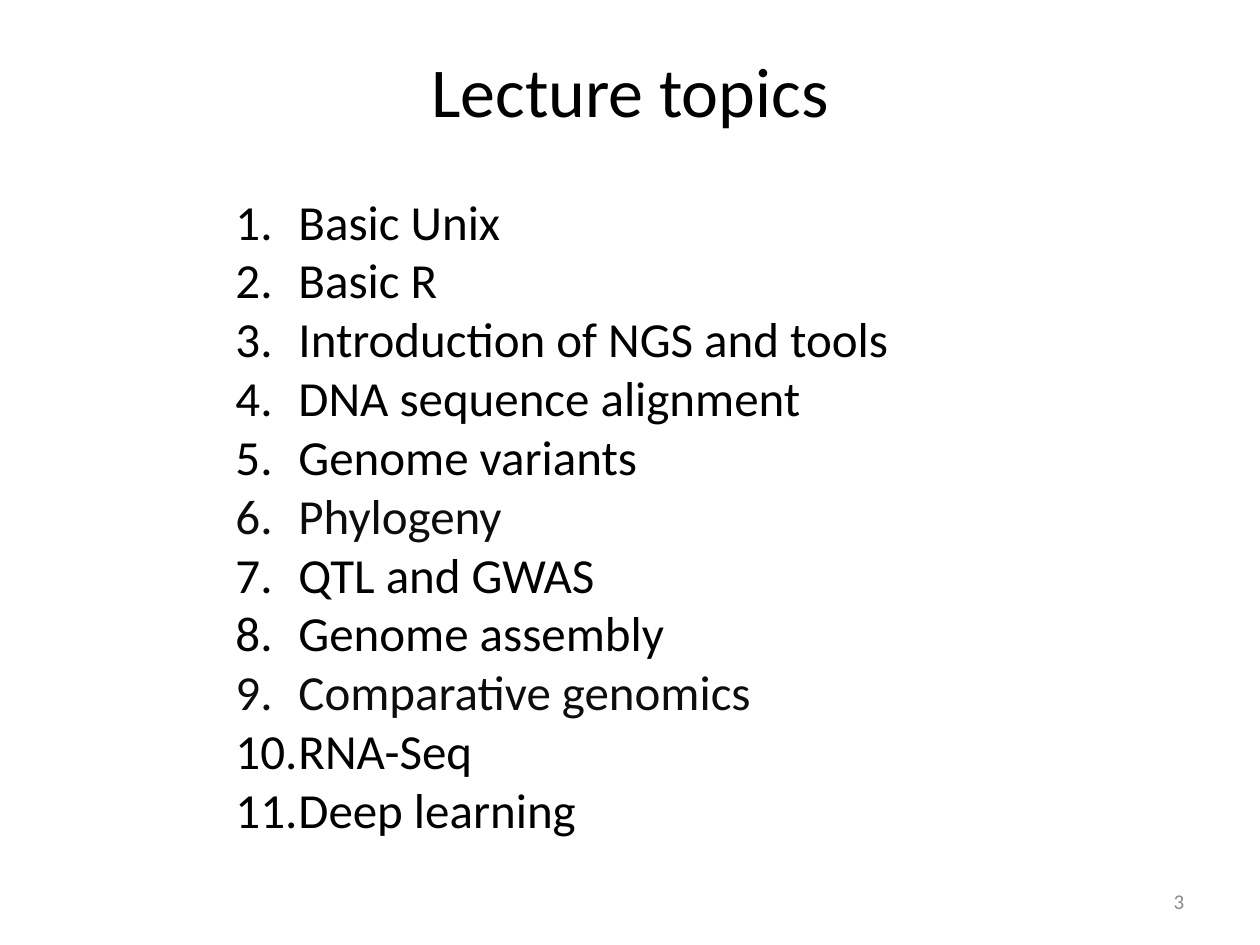
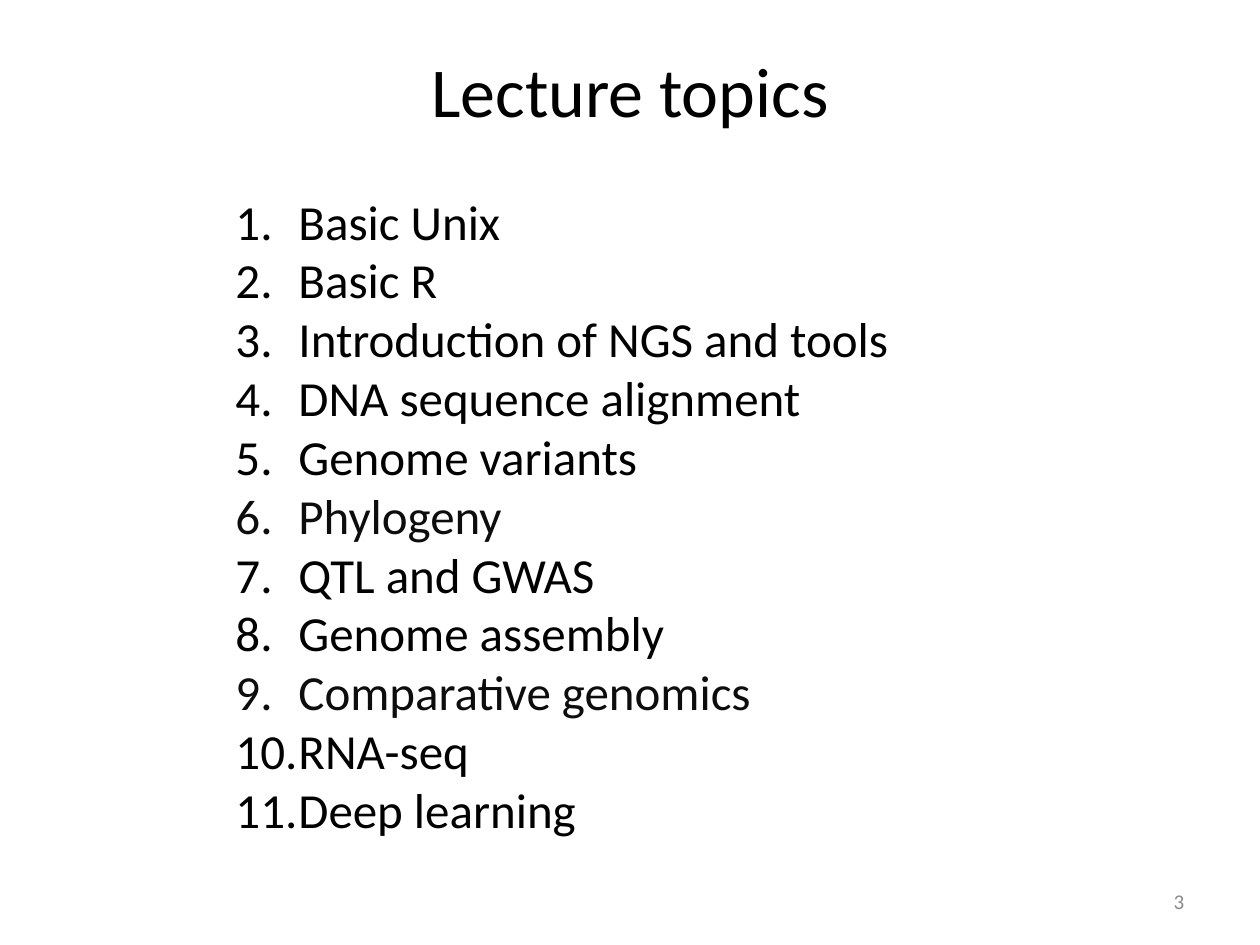
Before and after one commit to liu3zhenlab/teaching, a slide deck: slide 3 of PLPTH813Bioinformatis/2023/lectures/lecture18_closing.pptx. Drawn at 1260x945 pixels with LibreOffice and Linux fonts; fonts in the diff are those of the drawing. Boxes give left, top, right and bottom in pixels: in the first picture for what was removed or moved away, otherwise in the second. Text is boxed around its words. In the diff, an @@ line names an element or a change of style, - is before the commit and + after.

```diff
--- a/PLPTH813Bioinformatis/2023/lectures/lecture18_closing.pptx
+++ b/PLPTH813Bioinformatis/2023/lectures/lecture18_closing.pptx
@@ text at (235, 737, 468, 777): text changed @@
-10. RNA-Seq
+10. RNA-seq
```
Also in this commit, not shown: 1 other slide changed, 1 slide added, 1 slide removed, 1 other file.
